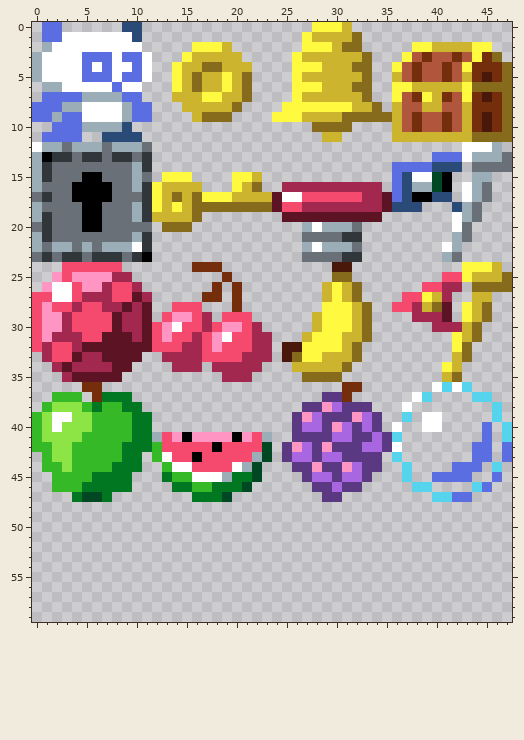
One commit to this pixel-art sprite: assets/graphics/objectsheet.png. Above is the file before it was changed.
The file is 48x60 pixels.
New version:
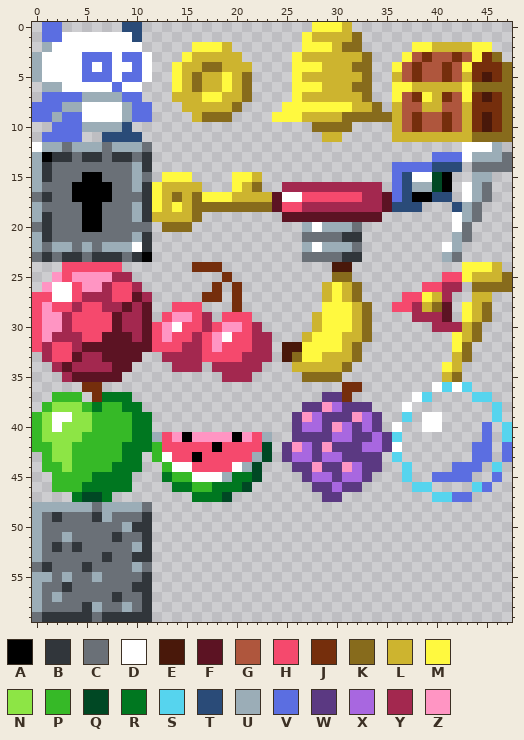
Palette (. is transparent): A #000000  B #31363b  C #6a7077  D #ffffff  E #49180a  F #5c1323  G #af563d  H #f5496d  J #752e0c  K #876b1c  L #cdb42f  M #fff93f  N #8de545  P #36b927  Q #004824  R #007720  S #56d4ee  T #2a4b78  U #9badb7  V #5b6ee1  W #5b3982  X #a867e0  Y #a3284f  Z #ff95c3
Diff:
y 48: x 0..11 ............ -> UUUUUUCUUUUC
y 49: x 0..11 ............ -> UCBCCCBUCCCB
y 50: x 0..11 ............ -> UCCCCCCCCUBB
y 51: x 0..11 ............ -> UCCUCCCCBCCB
y 52: x 0..11 ............ -> UCBCBCCCCCUB
y 53: x 0..11 ............ -> UCCCCCCBCCBB
y 54: x 0..11 ............ -> CBCCCBCCCCUC
y 55: x 0..11 ............ -> UUCUCCUCCCCB
y 56: x 0..11 ............ -> UCCBCCCCCCBB
y 57: x 0..11 ............ -> UCUCCCCCBCCB
y 58: x 0..11 ............ -> UCCCCBUCCUCB
y 59: x 0..11 ............ -> CBBBBBCBBBBB
Where, in picture pixels (left, top, right, bottom), the same in both pictures:
added: (32, 502, 152, 622)
